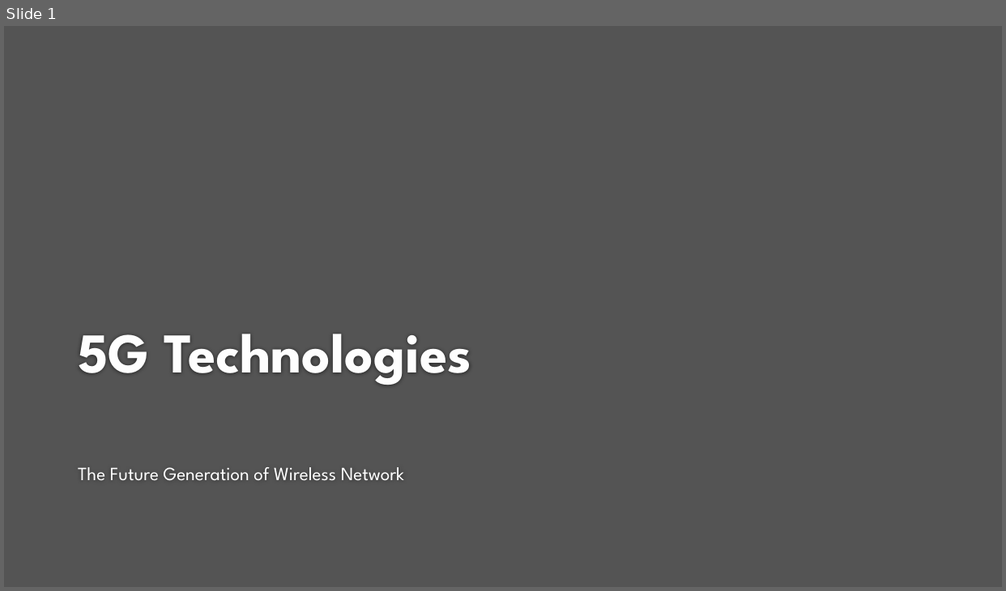
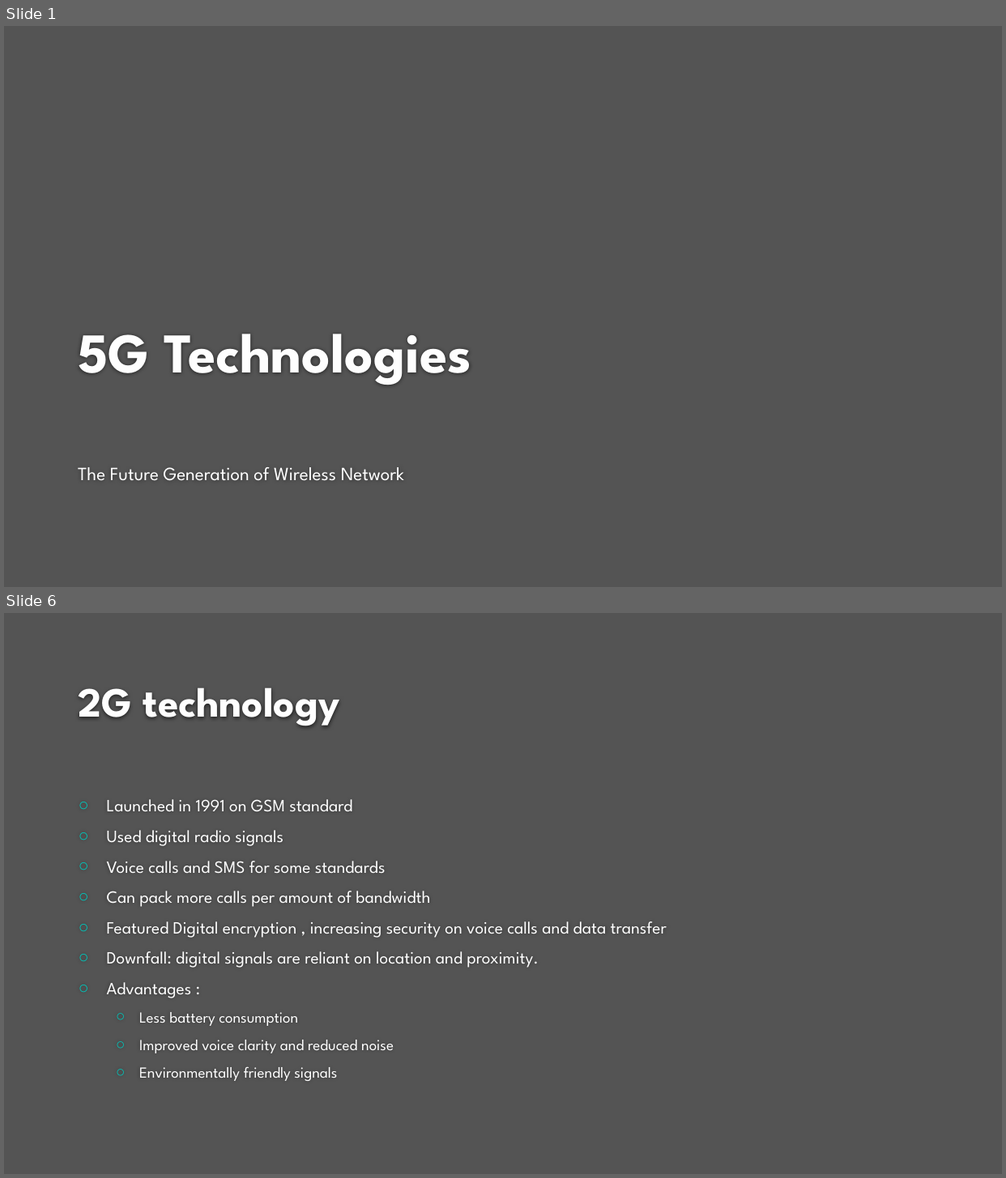
Before and after one commit to hackergirl1/5G-Presentation-, a slide deck: 5G Technologies.pptx. Shown one above the other, each under a label of ours: slide 1 before the commit, slides 1 and 6 after it; the slides between them are not shown. The pictures are 1006x591 and 1006x1178 pixels, drawn with LibreOffice and Linux fonts; fonts in the diff are those of the drawing; background and template pictures are left out. Boxes give left, top, right and bottom in pixels: in the first picture for what was removed or moved away, otherwise in the second. Text is boxed around its words. In the diff, an @@ line names an element or a change of style, - is before the commit and + after.

```diff
--- a/5G Technologies.pptx
+++ b/5G Technologies.pptx
@@ slide 6 added at (x1=4, y1=613, x2=1002, y2=1174), background #212121 at 77% opacity @@
@@ title added at (x1=78, y1=688, x2=339, y2=726), 40 pt, text #FEFEFE, bold @@
+2G technology
@@ text added at (x1=107, y1=799, x2=667, y2=1081), 16.6 pt, text #FFFFFF @@
+○ Launched in 1991 on GSM standard
+○ Used digital radio signals
+○ Voice calls and SMS for some standards
+○ Can pack more calls per amount of bandwidth
+○ Featured Digital encryption , increasing security on voice calls and data transfer
+○ Downfall: digital signals are reliant on location and proximity.
+○ Advantages :
+  ○ Less battery consumption
+  ○ Improved voice clarity and reduced noise
+  ○ Environmentally friendly signals
```
Also in this commit, not shown: 1 slide changed, 10 other slides added, 1 slide removed.
